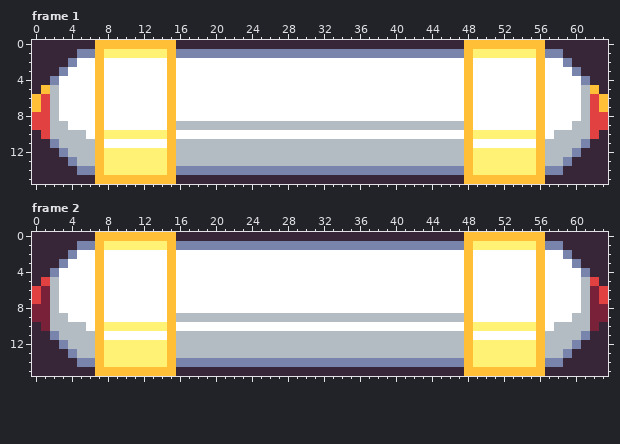
Pixel-art file -- games/Arkaruga/Sprites/Paddle/paddle.aseprite. That is the earlier state.
64x16 pixels, 2 frames. Shown: frame 1, frame 2.
The result:
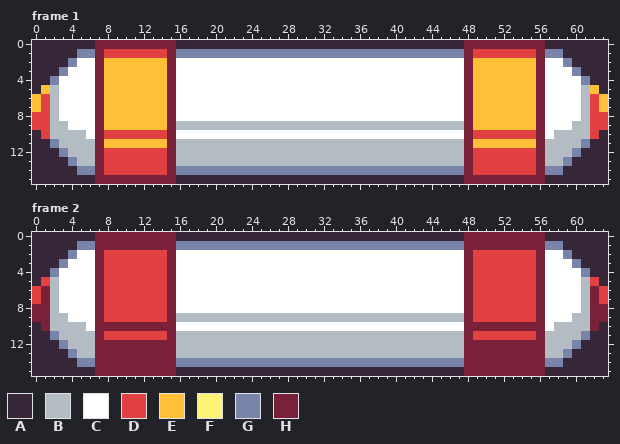
Palette (. is transparent): A #372538  B #b2bcc2  C #ffffff  D #e14141  E #ffbf36  F #fff275  G #7884ab  H #7a213a
Commit: Arkaruga falling bricks now freeze the paddle for a second
Diff:
layer "Bumper-Hit" now hidden
layer "Bumper-Alert" added
Frame 1, layer "Bumper-Alert":
The author changed colour F to colour D in row 1 at x 8 to 14 and 49 to 55; in row 10 at x 8 to 14 and 49 to 55; in rows 12 to 14 at x 8 to 14 and 49 to 55.
The author changed colour C to colour E in rows 2 to 9 at x 8 to 14 and 49 to 55; in row 11 at x 8 to 14 and 49 to 55.
The author changed colour E to colour H in row 0 at x 7 to 15 and 48 to 56; in rows 1 to 14 at x 7, 15, 48 and 56; in row 15 at x 7 to 15 and 48 to 56.
Frame 2, layer "Bumper-Alert":
The author changed colour C to colour D in rows 2 to 9 at x 8 to 14 and 49 to 55; in row 11 at x 8 to 14 and 49 to 55.
The author changed colour E to colour H in row 0 at x 7 to 15 and 48 to 56; in rows 1 to 14 at x 7, 15, 48 and 56; in row 15 at x 7 to 15 and 48 to 56.
The author changed colour F to colour H in row 1 at x 8 to 14 and 49 to 55; in row 10 at x 8 to 14 and 49 to 55; in rows 12 to 14 at x 8 to 14 and 49 to 55.
Where, in picture pixels (left, top, right, bottom), the same in both pictures:
changed: (95, 40, 176, 184)
changed: (464, 40, 545, 184)
changed: (95, 232, 176, 376)
changed: (464, 232, 545, 376)
